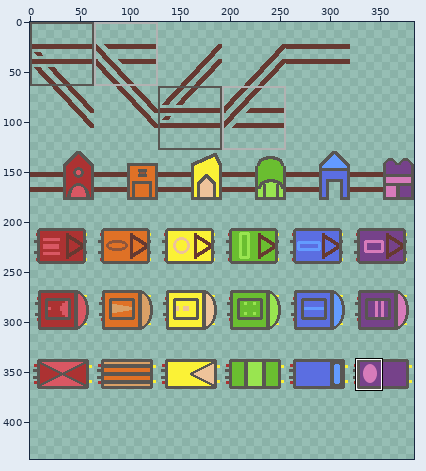
Two versions of one sprite sheet, rails.png. Above, an overview of the earlier version with the close-up marked.
Close-up. Before:
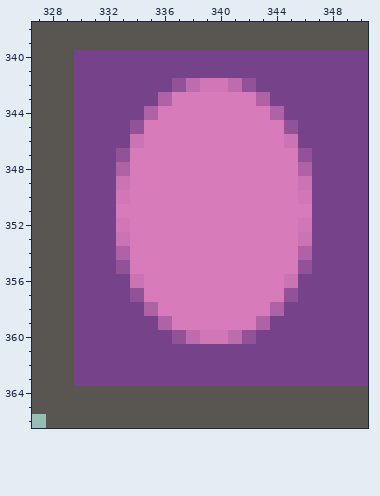
The file is 384x384 pixels. Colours within 5 levels of each other are drawn and written as one. Shown: x 327..350, y 338..366. The old version is drawn lined up with the new one, on the new canvas. The wide view leaves out empty margins. The commit also changed other parts of the picture, which this record leaves out.
The result:
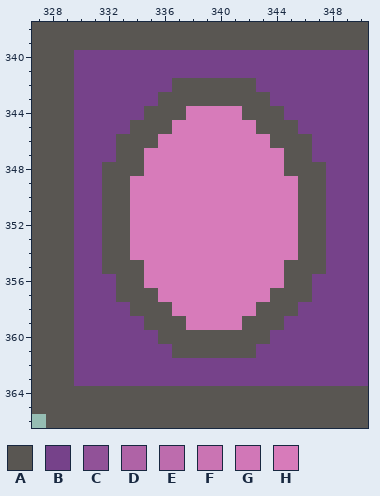
Palette (. is transparent): A #595652  B #76428a  C #915298  D #af63a6  E #bd6cad  F #ca74b3  G #d177b7  H #d77bba
From old to new:
canvas 384x384 -> 384x448
Colour B gives way to colour A in row 346 at x 333 and 346; in rows 348 to 355 at x 332 and 347; in rows 356 to 357 at x 333 and 346; in row 358 at x 334 and 345; in row 359 at x 335 and 344; in row 360 at x 336 and 343.
Colour B gives way to colour A in row 361 at x 337 to 342.
Colour C gives way to colour A in row 342 at x 337 and 342; in row 345 at x 334 and 345; in row 347 at x 333 and 346; in row 355 at x 333 and 346; in row 357 at x 334 and 345; in row 360 at x 337 and 342.
Colour D gives way to colour A in row 343 at x 336 and 343; in row 344 at x 335 and 344; in row 348 at x 333 and 346; in row 354 at x 333 and 346; in row 358 at x 335 and 344; in row 359 at x 336 and 343.
Colour E gives way to colour A in row 342 at x 338 and 341; in row 360 at x 338 and 341.
Colour F gives way to colour A in row 346 at x 334 and 345; in row 349 at x 333 and 346; in row 353 at x 333 and 346; in row 356 at x 334 and 345.
Colour G gives way to colour A in row 342 at x 339 to 340; in row 350 at x 333 and 346; in row 352 at x 333 and 346; in row 360 at x 339 to 340.
Colour H gives way to colour A in row 343 at x 337 to 342; in row 344 at x 336 to 337 and 342 to 343; in row 345 at x 335 to 336 and 343 to 344; in row 346 at x 335 and 344; in rows 347 to 348 at x 334 and 345; in row 351 at x 333 and 346.
Colour H gives way to colour A in row 355 at x 334 and 345; in row 357 at x 335 and 344; in row 358 at x 336 and 343; in row 359 at x 337 and 342.
